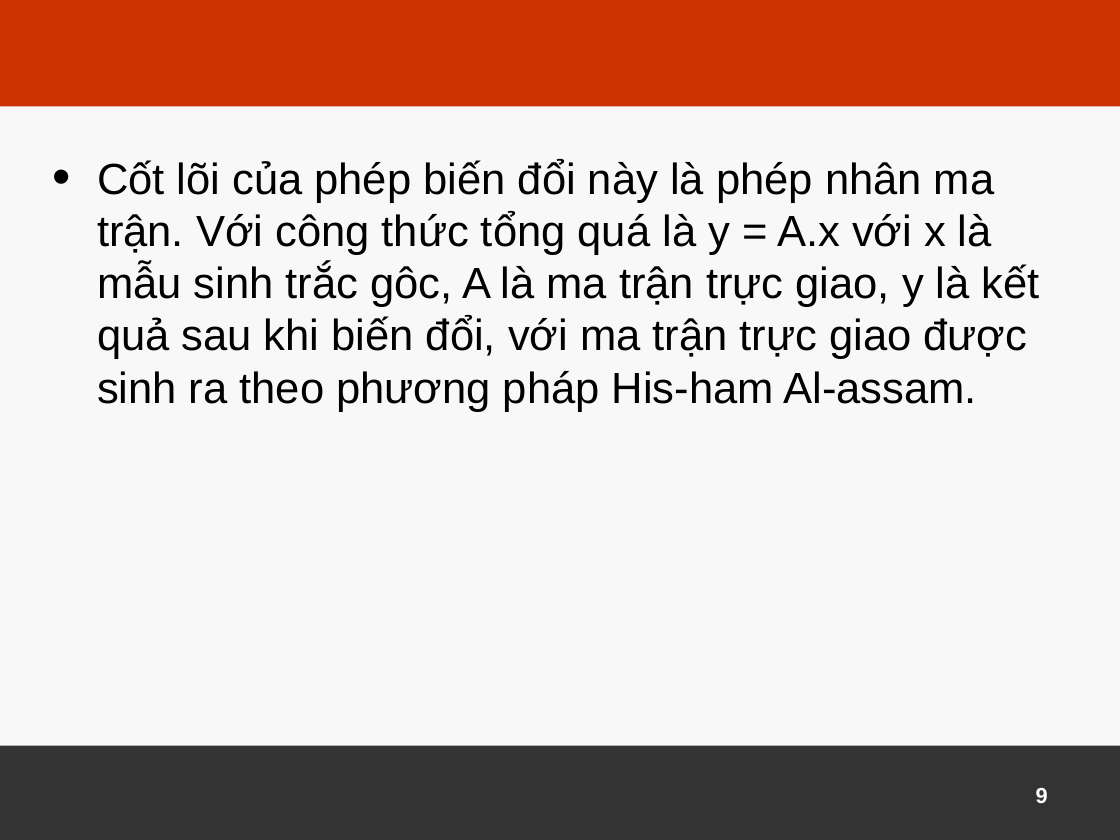
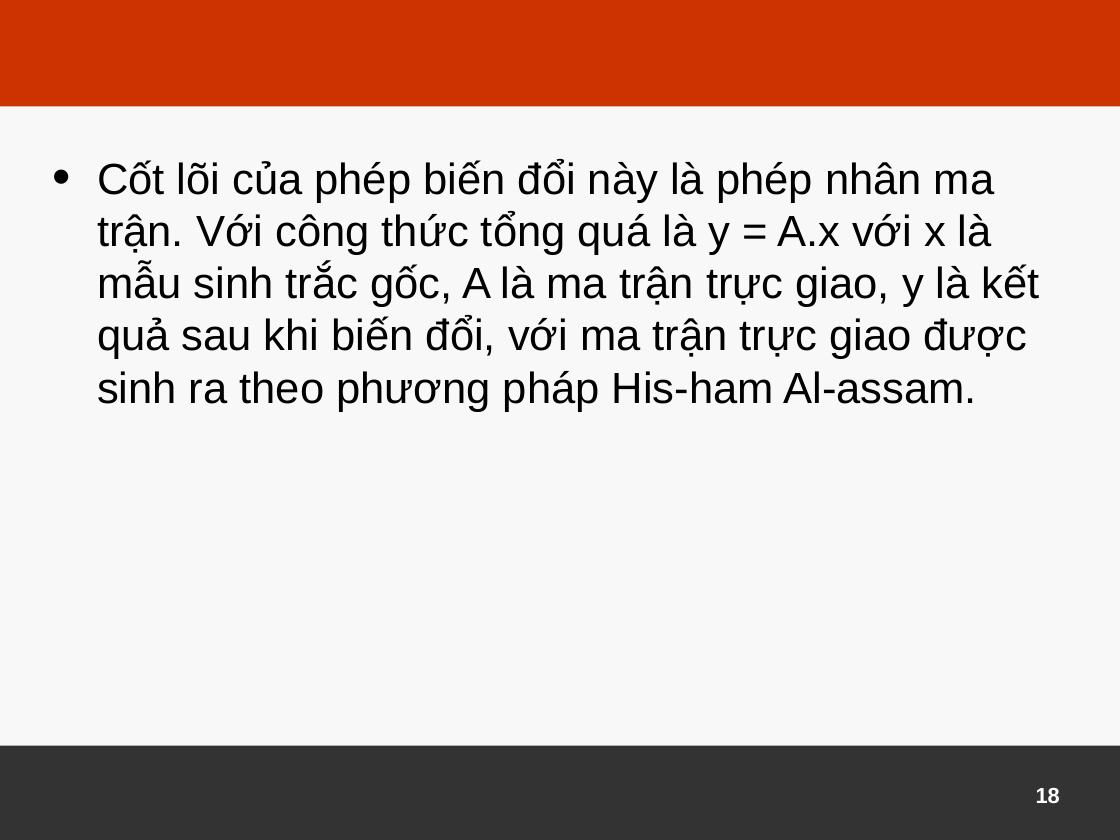
Before and after one commit to xnguyena2/test, a slide deck: slide 18 of Slide.pptx (slide 9 before the commit). Drawn at 1120x840 pixels with LibreOffice and Linux fonts; fonts in the diff are those of the drawing; background and template pictures are left out. Boxes give left, top, right and bottom in pixels: in the first picture for what was removed or moved away, otherwise in the second. Text is boxed around its words. In the diff, an @@ line names an element or a change of style, - is before the commit and + after.

```diff
--- a/Slide.pptx
+++ b/Slide.pptx
@@ text at (x1=97, y1=159, x2=1040, y2=412): text changed @@
-• Cốt lõi của phép biến đổi này là phép nhân ma trận. Với công thức tổng quá là y = A.x với x là mẫu sinh trắc gôc, A là ma trận trực giao, y là kết quả sau khi biến đổi, với ma trận trực giao được sinh ra theo phương pháp His-ham Al-assam.
+• Cốt lõi của phép biến đổi này là phép nhân ma trận. Với công thức tổng quá là y = A.x với x là mẫu sinh trắc gốc, A là ma trận trực giao, y là kết quả sau khi biến đổi, với ma trận trực giao được sinh ra theo phương pháp His-ham Al-assam.
@@ page number at (x1=1036, y1=788, x2=1060, y2=804): text changed @@
-9
+18
```
Also in this commit, not shown: 15 other slides changed, 9 slides added, 1 slide removed, 1 other file.
